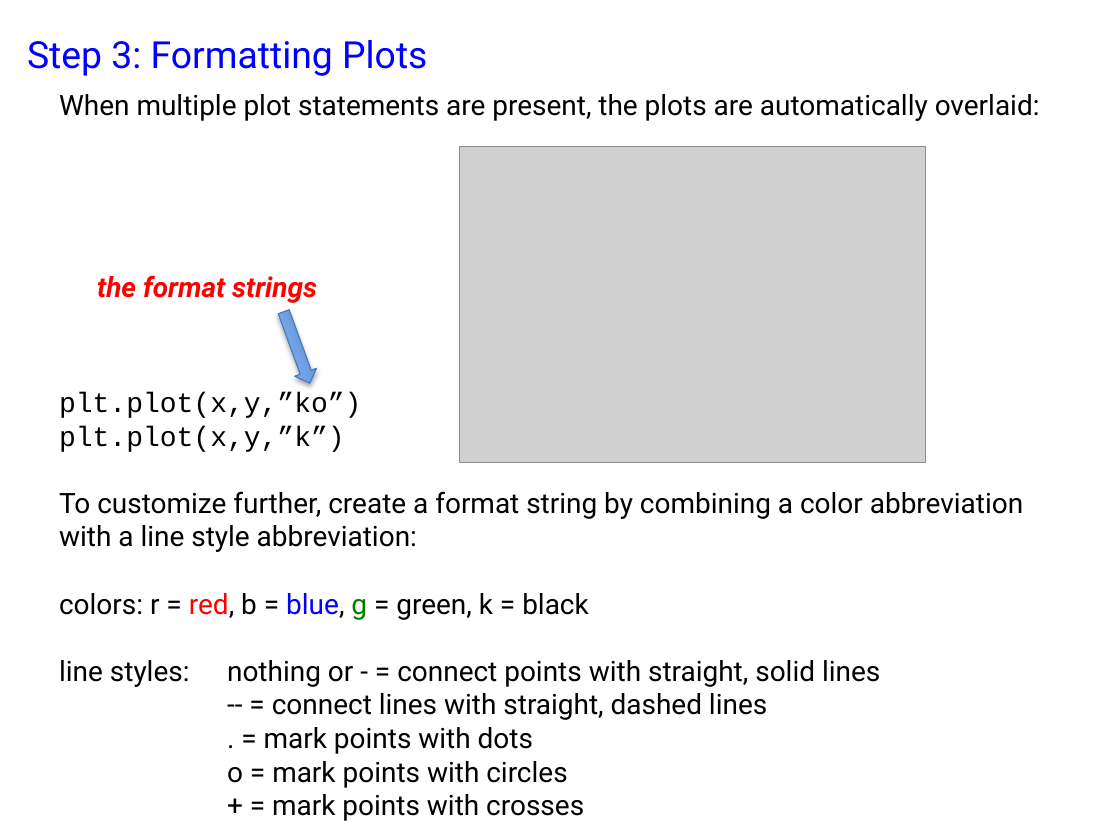
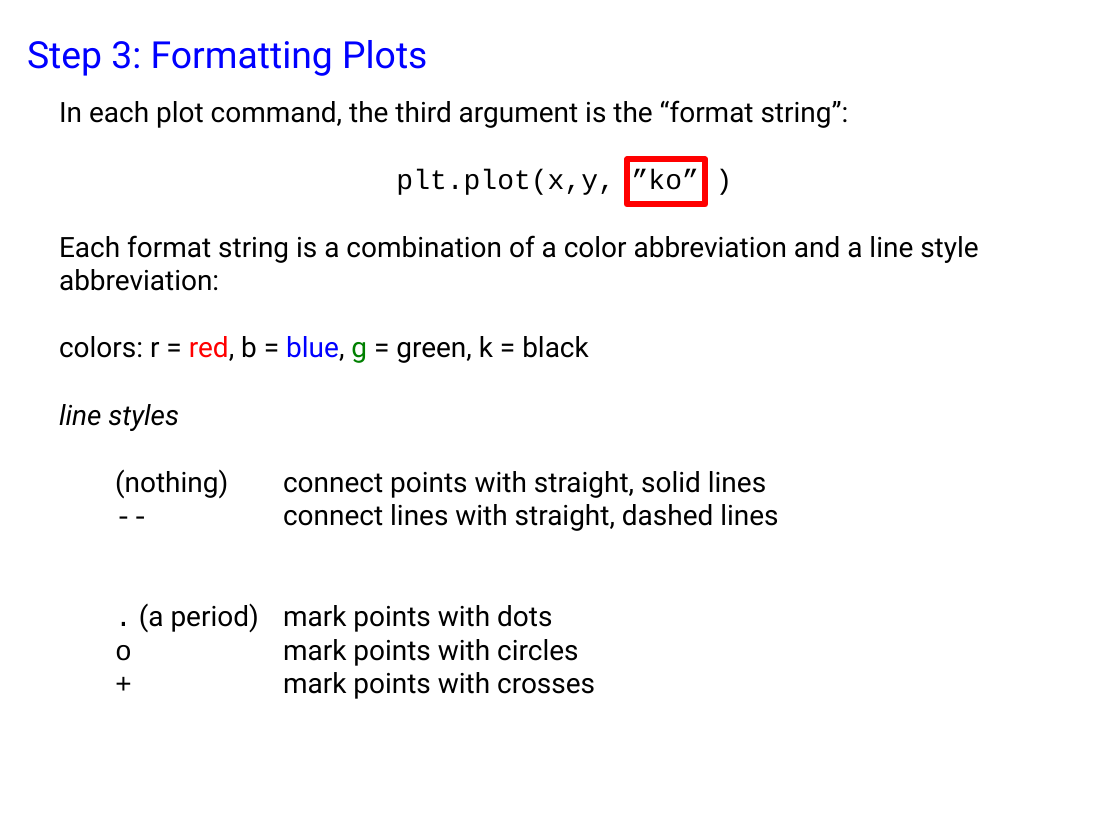
Before and after one commit to Lyle-zhang/practical_kinetics, a slide deck: slide 9 of exercise 1/Exercise 1.pptx (slide 6 before the commit). Drawn at 1120x840 pixels with LibreOffice and Linux fonts; fonts in the diff are those of the drawing; grey boxes stand for pictures. Boxes give left, top, right and bottom in pixels: in the first picture for what was removed or moved away, otherwise in the second. Text is boxed around its words. In the diff, an @@ line names an element or a change of style, - is before the commit and + after.

```diff
--- a/exercise 1/Exercise 1.pptx
+++ b/exercise 1/Exercise 1.pptx
@@ text "In each plot command, the ..." moved from (x1=59, y1=392, x2=1023, y2=821) to (x1=59, y1=100, x2=978, y2=699) @@
@@ text at (x1=59, y1=100, x2=978, y2=291): text changed @@
-plt.plot(x,y,”ko”)
-plt.plot(x,y,”k”)
-To customize further, create a format string by combining a color abbreviation with a line style abbreviation:
+In each plot command, the third argument is the “format string”:
+plt.plot(x,y, ”ko” )
+Each format string is a combination of a color abbreviation and a line style abbreviation:
@@ text removed at (x1=59, y1=94, x2=1040, y2=121) @@
-When multiple plot statements are present, the plots are automatically overlaid:
@@ picture removed at (x1=459, y1=147, x2=925, y2=463) @@
@@ rectangle added at (x1=627, y1=159, x2=706, y2=204), outline #FF0000 4 pt @@
@@ text removed at (x1=97, y1=275, x2=317, y2=303) @@
-the format strings
@@ left arrow removed at (x1=273, y1=308, x2=321, y2=388) @@
@@ text at (x1=59, y1=404, x2=778, y2=699): text changed @@
-line styles: nothing or - = connect points with straight, solid lines
--- = connect lines with straight, dashed lines
-. = mark points with dots
-o = mark points with circles
-+ = mark points with crosses
+line styles
+(nothing) connect points with straight, solid lines
+-- connect lines with straight, dashed lines
+. (a period) mark points with dots
+o mark points with circles
++ mark points with crosses
```
Also in this commit, not shown: 43 other slides changed, 10 slides added, 2 slides removed, 7 other files.
